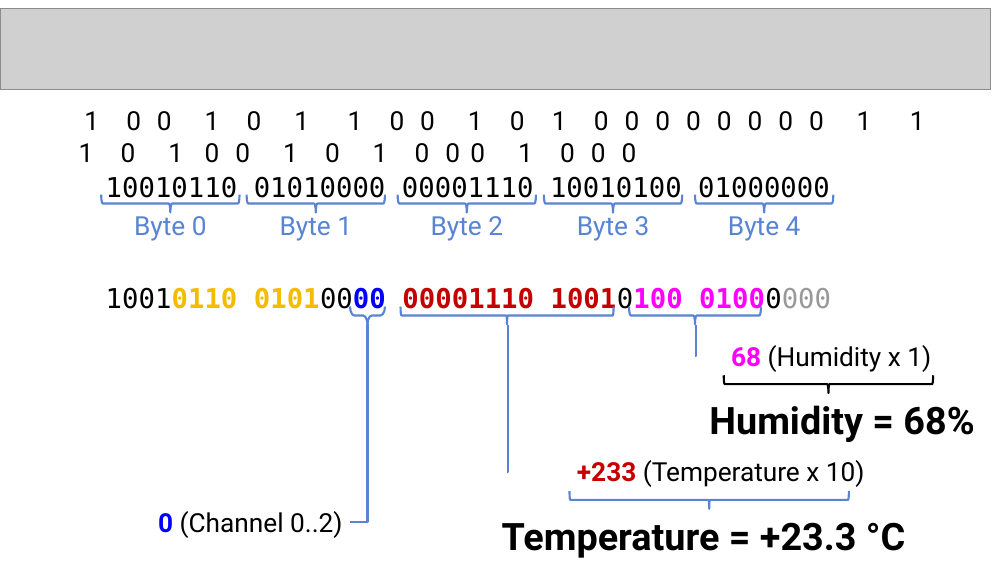
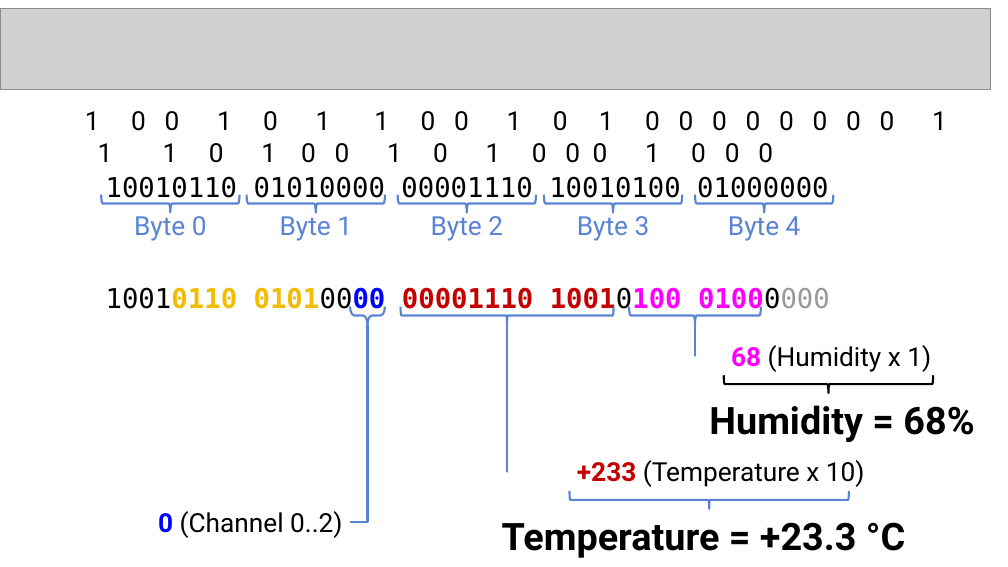
Before and after one commit to henrythasler/sdr, a slide deck: slide 6 of baldr/doc/Baldr Decoding Rules.pptx. Drawn at 1008x567 pixels with LibreOffice and Linux fonts; fonts in the diff are those of the drawing; grey boxes stand for pictures. Boxes give left, top, right and bottom in pixels: in the first picture for what was removed or moved away, otherwise in the second. Text is boxed around its words. In the diff, an @@ line names an element or a change of style, - is before the commit and + after.

```diff
--- a/baldr/doc/Baldr Decoding Rules.pptx
+++ b/baldr/doc/Baldr Decoding Rules.pptx
@@ text "1 0 0 1 0 ..." at (85, 111, 895, 163): letter spacing -0.8 to -0.2 pt @@
```
Also in this commit, not shown: 6 other slides changed, 1 other file.
